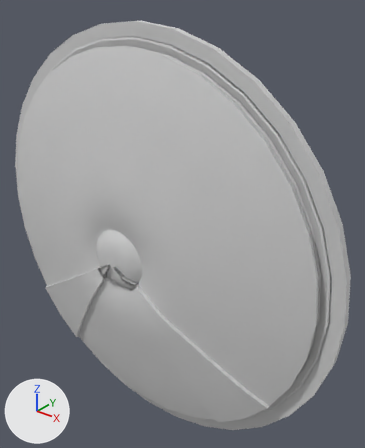
What one commit did to the OBJ model model/shield/shield.obj.
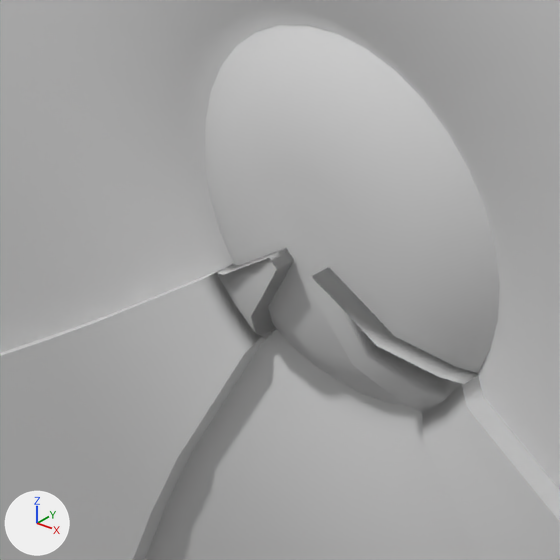
There are two pictures of each version: one whole from a 50 mm lens placed at (11.42, -11.97, 8.88), pointed at (1.19, 0.82, 0.95), one close up on the part from 18% to 41% of the width and 51% to 70% of the height. Arrows for +X, +Y and +Z are at lower left; the lights stay in place. Where no turn or scale is listed for an object, it has been applied to the vertices. Vertices at the same position are counted once.
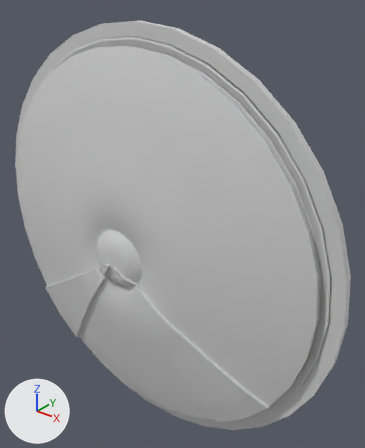
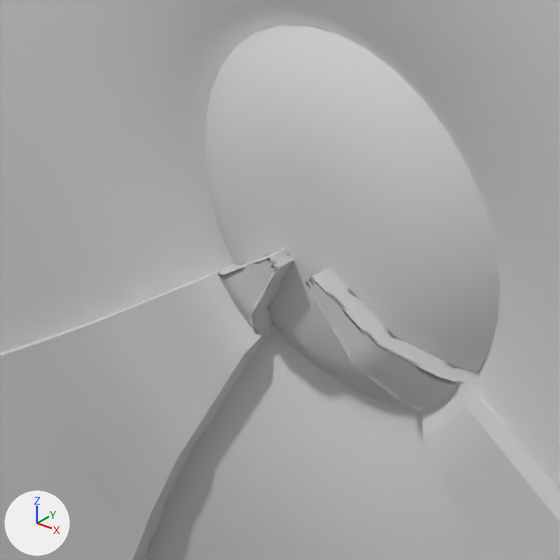
Edits to the bpy script that builds the scene:
```text
Change me_cube:
    used by ob_cube; location = (0.0, 0.0, 0.0)
    remove me_cube.from_pydata(...)  # 2590 vertices, 2440 faces; spans x -7.7..7.7, y -1.7..0.3, z -7.7..7.7
    add me_cube.from_pydata(...)  # 4132 vertices, 3880 faces; spans x -7.7..7.7, y -1.7..0.3, z -7.7..7.7
    me_cube part 1: 1542 vertices added at x -5.9..5.9, y -1.7..-0.4, z -5.9..-0.1
```

Location of each change, (x1, y1, x2, y2) in pixels of the close-ups (560 x 560 px):
part 1 of me_cube, added
    after: (0, 248, 560, 560)
